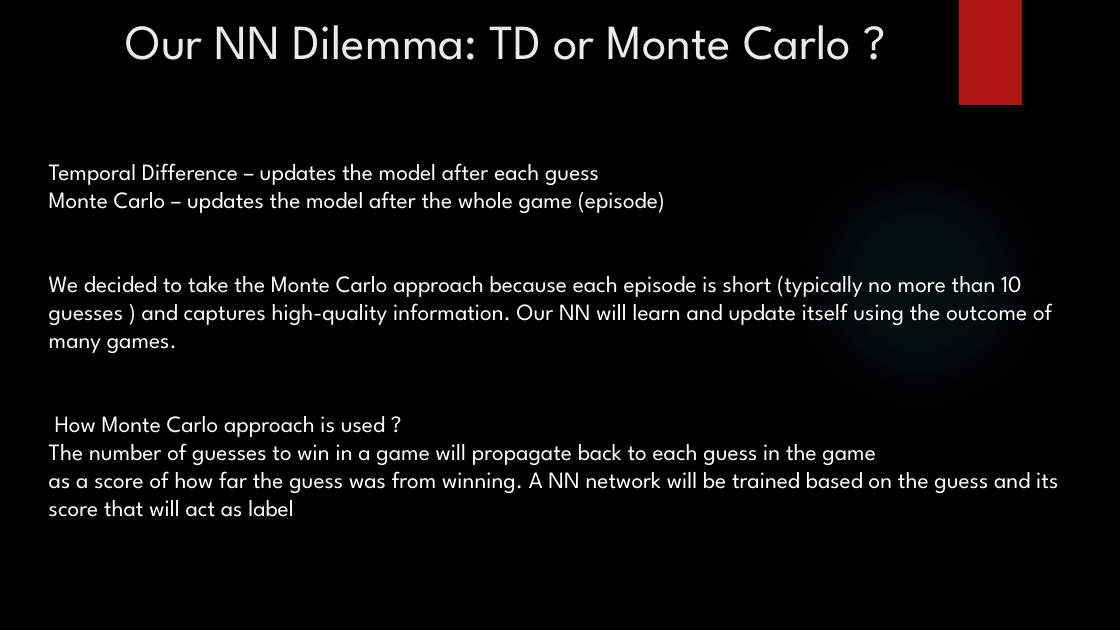
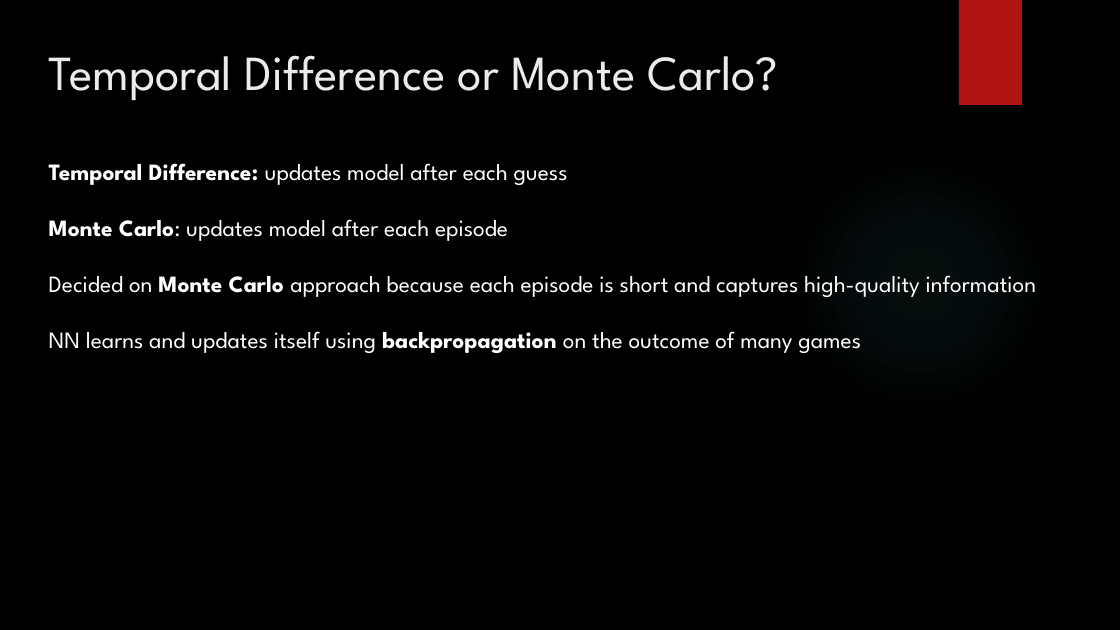
Before and after one commit to gilsh2/final_ai_project, a slide deck: slide 12 of ai_final_project_mastermind.pptx (slide 10 before the commit). Drawn at 1120x630 pixels with LibreOffice and Linux fonts; fonts in the diff are those of the drawing; background and template pictures are left out. Boxes give left, top, right and bottom in pixels: in the first picture for what was removed or moved away, otherwise in the second. Text is boxed around its words. In the diff, an @@ line names an element or a change of style, - is before the commit and + after.

```diff
--- a/ai_final_project_mastermind.pptx
+++ b/ai_final_project_mastermind.pptx
@@ text at box(49, 55, 778, 101): text changed @@
-Our NN Dilemma: TD or Monte Carlo ?
+Temporal Difference or Monte Carlo?
@@ text at box(49, 163, 1037, 353): text changed @@
-Temporal Difference – updates the model after each guess
-Monte Carlo – updates the model after the whole game (episode)
-We decided to take the Monte Carlo approach because each episode is short (typically no more than 10 guesses ) and captures high-quality information. Our NN will learn and update itself using the outcome of many games.
-How Monte Carlo approach is used ?
-The number of guesses to win in a game will propagate back to each guess in the game
-as a score of how far the guess was from winning. A NN network will be trained based on the guess and its score that will act as label
+Temporal Difference: updates model after each guess
+Monte Carlo: updates model after each episode
+Decided on Monte Carlo approach because each episode is short and captures high-quality information
+NN learns and updates itself using backpropagation on the outcome of many games
```
Also in this commit, not shown: 14 other slides changed, 4 slides added, 1 other file.
